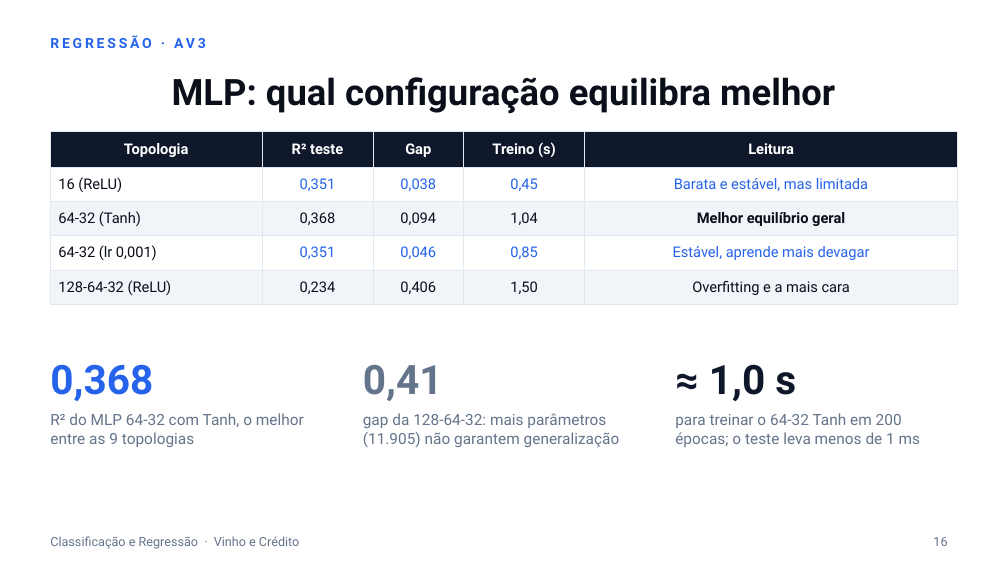
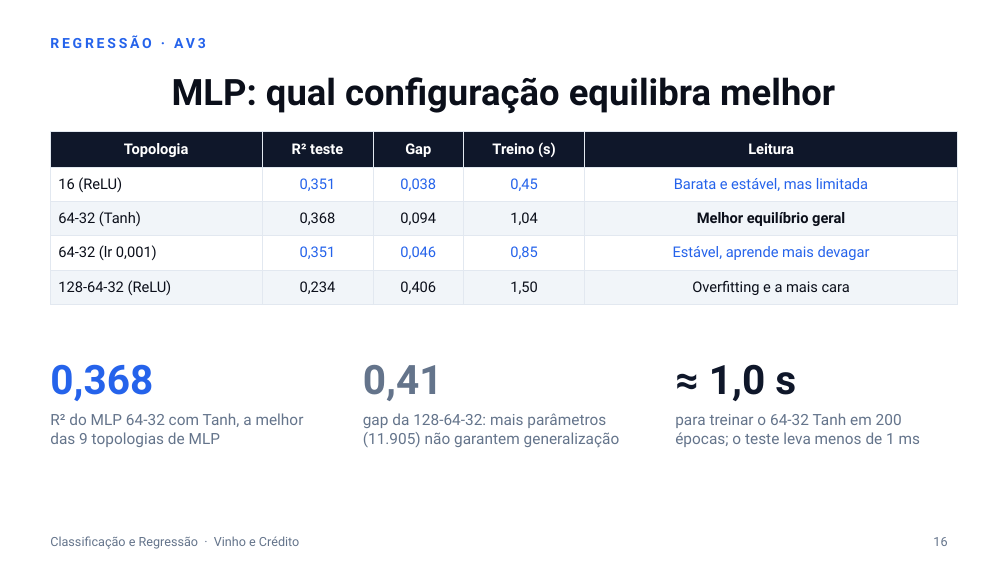
Before and after one commit to cauang/AV3, a slide deck: slide 16 of Analise de credito e Vinho - AV3.pptx. Drawn at 1008x567 pixels with LibreOffice and Linux fonts; fonts in the diff are those of the drawing. Boxes give left, top, right and bottom in pixels: in the first picture for what was removed or moved away, otherwise in the second. Text is boxed around its words. In the diff, an @@ line names an element or a change of style, - is before the commit and + after.

```diff
--- a/Analise de credito e Vinho - AV3.pptx
+++ b/Analise de credito e Vinho - AV3.pptx
@@ text at (x1=50, y1=413, x2=304, y2=447): text changed @@
-R² do MLP 64-32 com Tanh, o melhor entre as 9 topologias
+R² do MLP 64-32 com Tanh, a melhor das 9 topologias de MLP
```
Also in this commit, not shown: 7 other slides changed, 1 other file.
